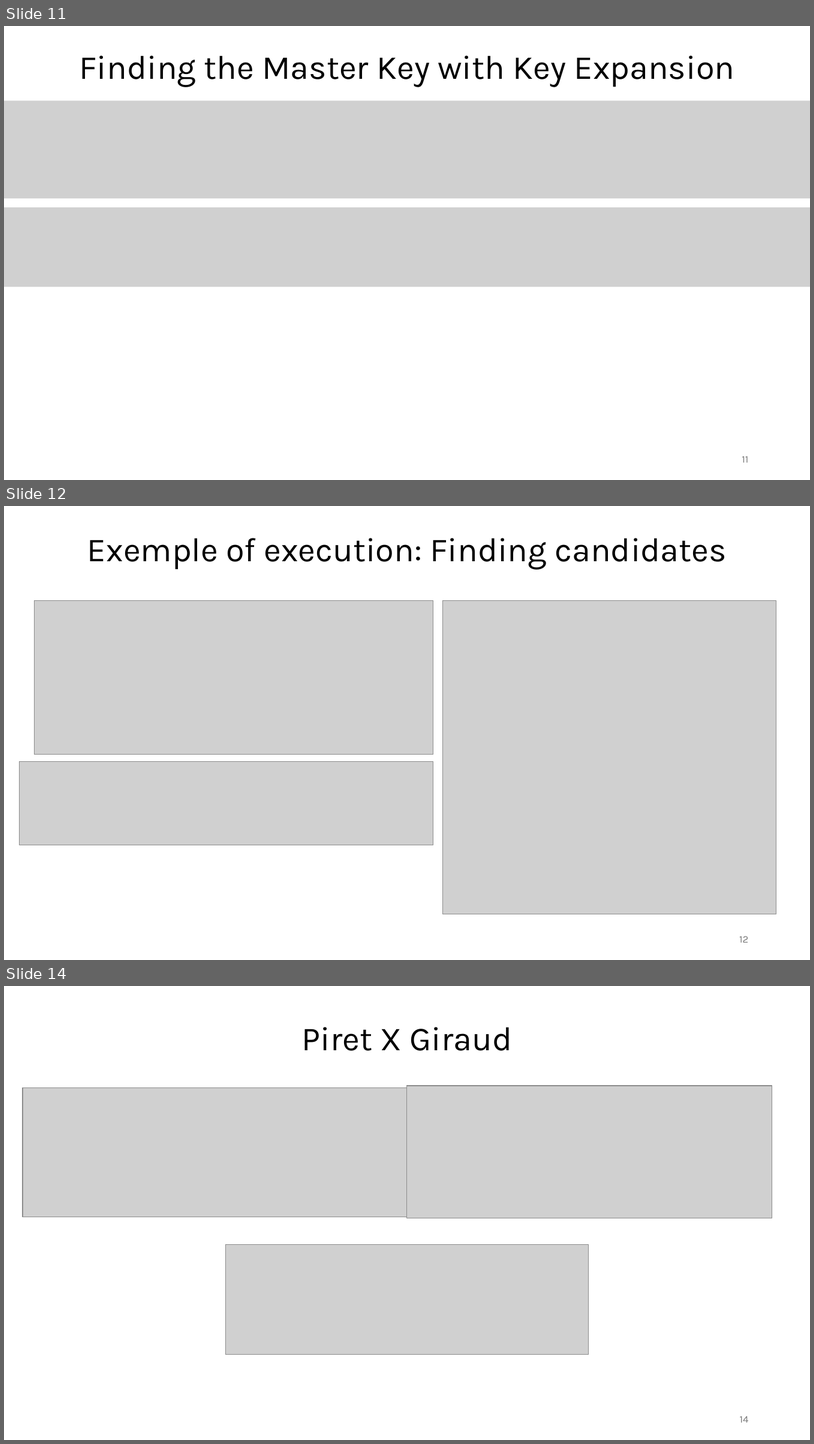
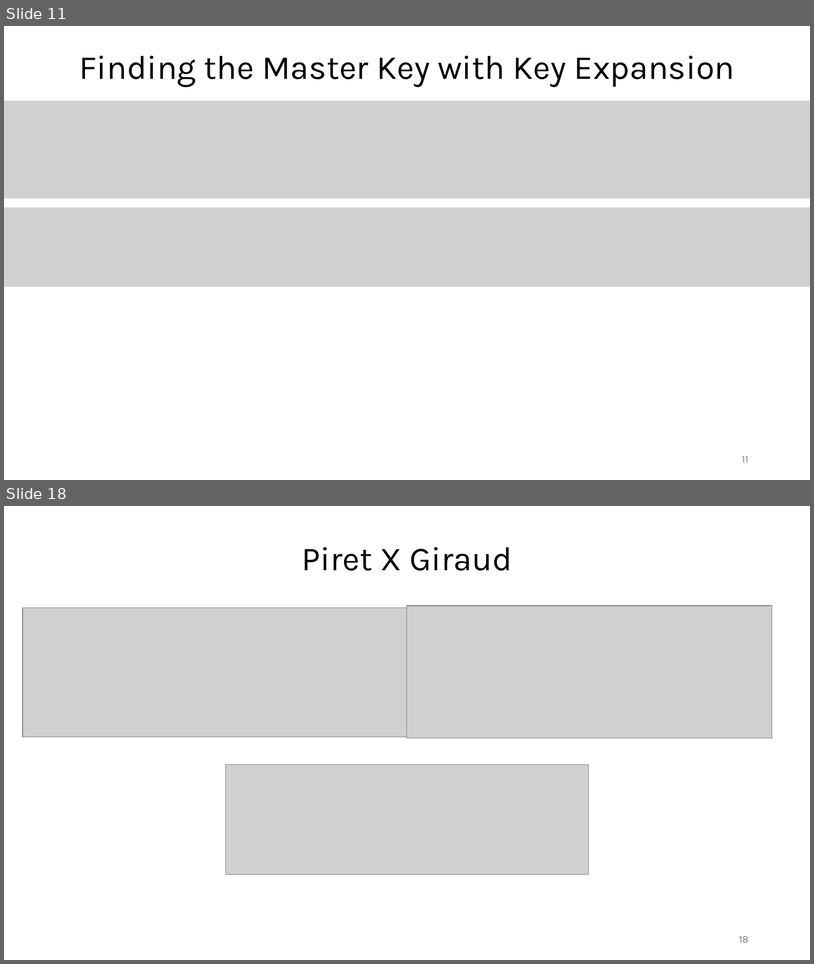
Before and after one commit to Specht1000/PFE-SM4-Fault-Injection, a slide deck: docs/Apresentation_PFE.pptx. Shown one above the other, each under a label of ours: slides 11, 12 and 14 before the commit, slides 11 and 18 after it; the slides between them are not shown. The pictures are 814x1444 and 814x964 pixels, drawn with LibreOffice and Linux fonts; fonts in the diff are those of the drawing; grey boxes stand for pictures. Boxes give left, top, right and bottom in pixels: in the first picture for what was removed or moved away, otherwise in the second. Text is boxed around its words. In the diff, an @@ line names an element or a change of style, - is before the commit and + after.

```diff
--- a/docs/Apresentation_PFE.pptx
+++ b/docs/Apresentation_PFE.pptx
@@ slide 12 removed at <box>4,506,810,960</box>, background #FFFFFF @@
@@ text removed at <box>87,538,727,570</box> @@
-Exemple of execution: Finding candidates
@@ picture removed at <box>34,600,434,754</box> @@
@@ picture removed at <box>443,600,777,915</box> @@
@@ picture removed at <box>19,761,434,845</box> @@
@@ page number removed at <box>740,936,749,942</box> @@
-12
@@ what was slide 14 is now slide 18 @@
@@ page number at <box>740,936,749,942</box>: text changed @@
-14
+18
```
Also in this commit, not shown: 6 slides added, 1 other slide removed.
